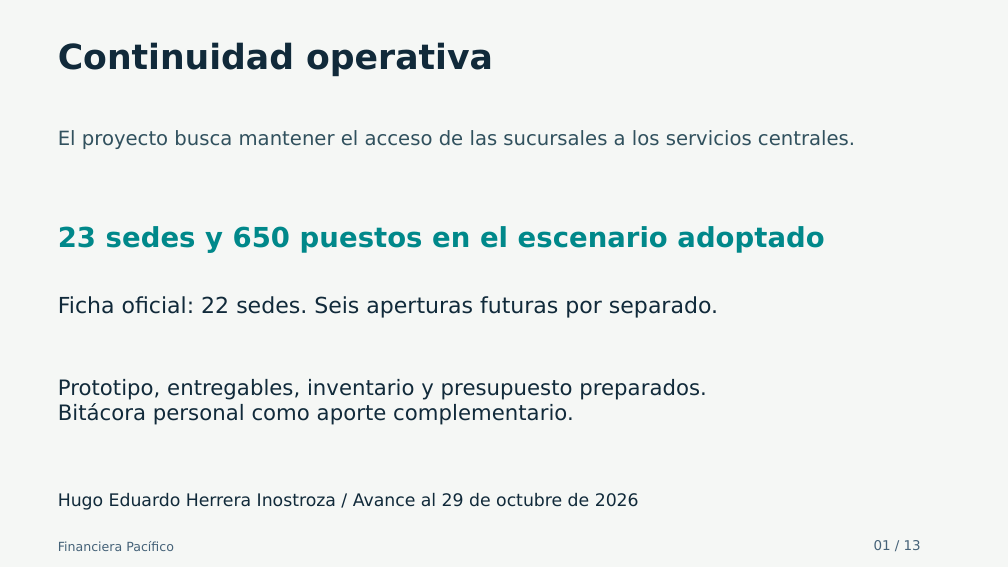
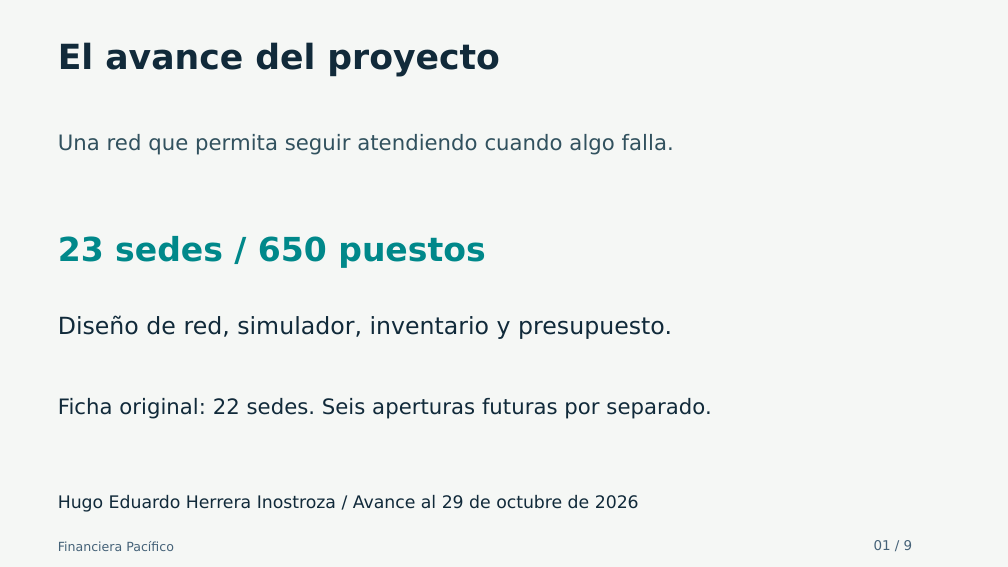
Before and after one commit to hu-herrera/financiera-pacifico-entrega-docente, a slide deck: slide 1 of Presentacion/Avance_Financiera_Pacifico_30_oct_2026.pptx. Drawn at 1008x567 pixels with LibreOffice and Linux fonts; fonts in the diff are those of the drawing. Boxes give left, top, right and bottom in pixels: in the first picture for what was removed or moved away, otherwise in the second. Text is boxed around its words. In the diff, an @@ line names an element or a change of style, - is before the commit and + after.

```diff
--- a/Presentacion/Avance_Financiera_Pacifico_30_oct_2026.pptx
+++ b/Presentacion/Avance_Financiera_Pacifico_30_oct_2026.pptx
@@ text at [58,42,500,77]: text changed @@
-Continuidad operativa
+El avance del proyecto
@@ text at [58,134,674,155]: text changed; size 18.8 to 20.2 pt @@
-El proyecto busca mantener el acceso de las sucursales a los servicios centrales.
+Una red que permita seguir atendiendo cuando algo falla.
@@ text at [58,236,485,268]: text changed; size 26.2 to 31.5 pt @@
-23 sedes y 650 puestos en el escenario adoptado
+23 sedes / 650 puestos
@@ text added at [58,315,672,339], 22.5 pt, text #112A3A @@
+Diseño de red, simulador, inventario y presupuesto.
@@ text removed at [58,379,707,425] @@
-Prototipo, entregables, inventario y presupuesto preparados.
-Bitácora personal como aporte complementario.
@@ text at [58,398,711,419]: text changed; size 21 to 20.2 pt @@
-Ficha oficial: 22 sedes. Seis aperturas futuras por separado.
+Ficha original: 22 sedes. Seis aperturas futuras por separado.
@@ text at [874,540,913,550]: text changed @@
-01 / 13
+01 / 9
```
Also in this commit, not shown: 2 other slides changed, 6 slides added, 10 slides removed, 27 other files.
